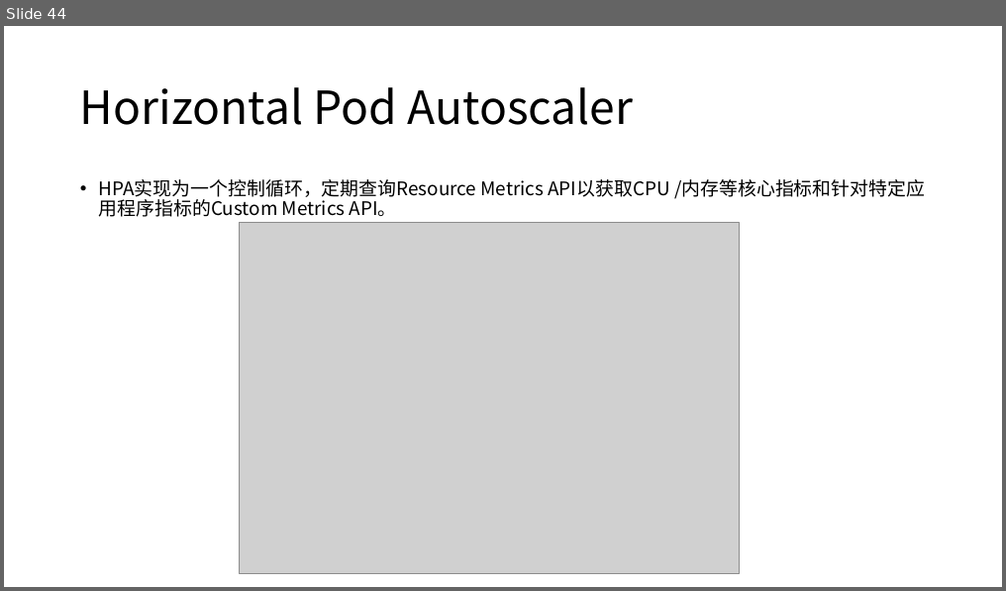
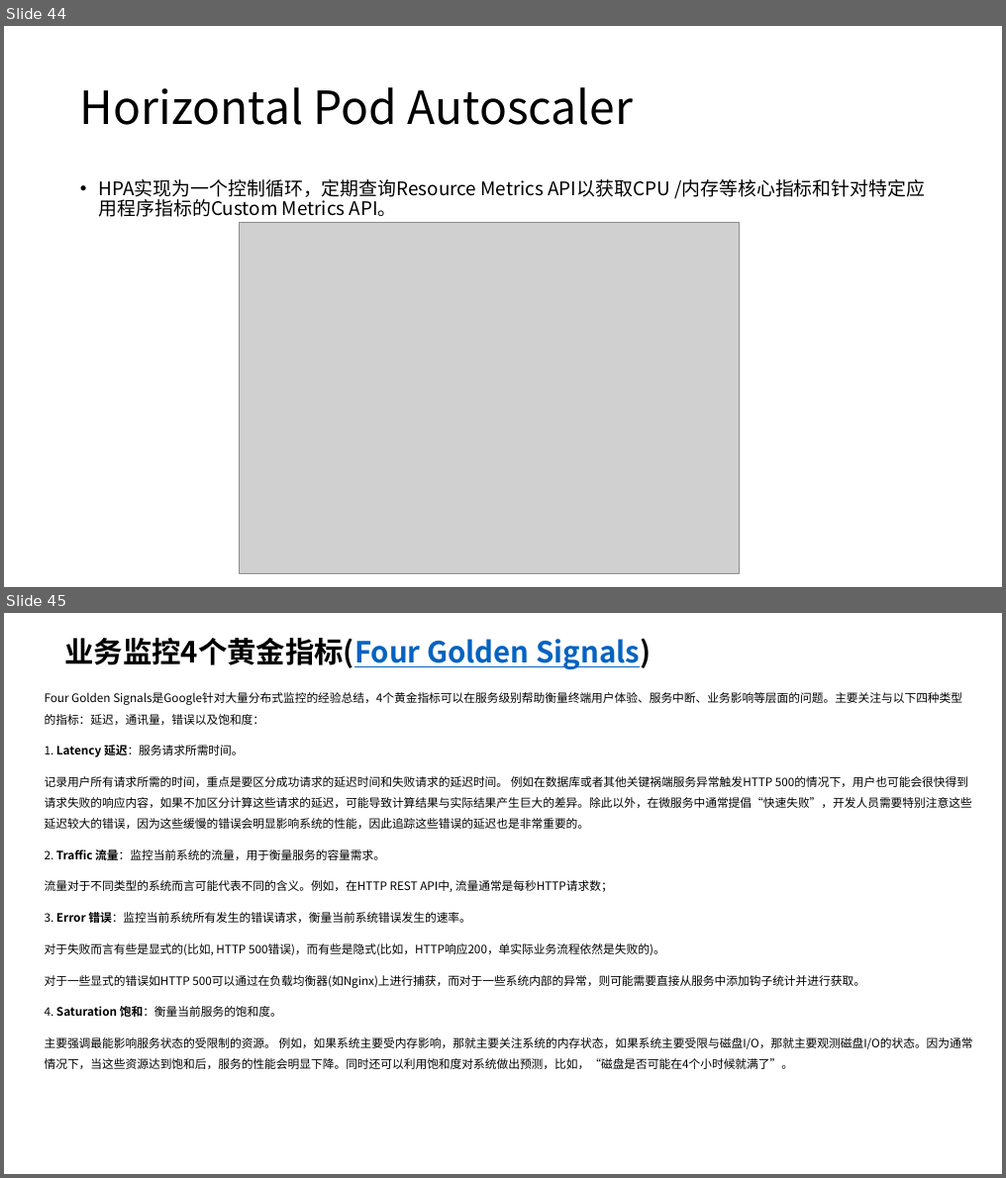
Before and after one commit to kingreatwill/open, a slide deck: files/Prometheus.pptx. Shown one above the other, each under a label of ours: slide 44 before the commit, slides 44 and 45 after it. The pictures are 1006x591 and 1006x1178 pixels, drawn with LibreOffice and Linux fonts; fonts in the diff are those of the drawing; grey boxes stand for pictures. Boxes give left, top, right and bottom in pixels: in the first picture for what was removed or moved away, otherwise in the second. Text is boxed around its words. In the diff, an @@ line names an element or a change of style, - is before the commit and + after.

```diff
--- a/files/Prometheus.pptx
+++ b/files/Prometheus.pptx
@@ slide 45 added at (x1=4, y1=613, x2=1002, y2=1174), background #FFFFFF @@
@@ title added at (x1=64, y1=638, x2=650, y2=669), 28 pt, text #0563C1, bold, underline @@
+业务监控4个黄金指标(Four Golden Signals)
@@ text added at (x1=45, y1=692, x2=973, y2=1069), 11.2 pt, text #000000 @@
+Four Golden Signals是Google针对大量分布式监控的经验总结，4个黄金指标可以在服务级别帮助衡量终端用户体验、服务中断、业务影响等层面的问题。主要关注与以下四种类型的指标：延迟，通讯量，错误以及饱和度：
+1. Latency 延迟：服务请求所需时间。
+记录用户所有请求所需的时间，重点是要区分成功请求的延迟时间和失败请求的延迟时间。 例如在数据库或者其他关键祸端服务异常触发HTTP 500的情况下，用户也可能会很快得到请求失败的响应内容，如果不加区分计算这些请求的延迟，可能导致计算结果与实际结果产生巨大的差异。除此以外，在微服务中通常提倡“快速失败”，开发人员需要特别注意这些延迟较大的错误，因为这些缓慢的错误会明显影响系统的性能，因此追踪这些错误的延迟也是非常重要的。
+2. Traffic 流量：监控当前系统的流量，用于衡量服务的容量需求。
+流量对于不同类型的系统而言可能代表不同的含义。例如，在HTTP REST API中, 流量通常是每秒HTTP请求数；
+3. Error 错误：监控当前系统所有发生的错误请求，衡量当前系统错误发生的速率。
+对于失败而言有些是显式的(比如, HTTP 500错误)，而有些是隐式(比如，HTTP响应200，单实际业务流程依然是失败的)。
+对于一些显式的错误如HTTP 500可以通过在负载均衡器(如Nginx)上进行捕获，而对于一些系统内部的异常，则可能需要直接从服务中添加钩子统计并进行获取。
+4. Saturation 饱和：衡量当前服务的饱和度。
+主要强调最能影响服务状态的受限制的资源。 例如，如果系统主要受内存影响，那就主要关注系统的内存状态，如果系统主要受限与磁盘I/O，那就主要观测磁盘I/O的状态。因为通常情况下，当这些资源达到饱和后，服务的性能会明显下降。同时还可以利用饱和度对系统做出预测，比如，“磁盘是否可能在4个小时候就满了”。
```
Also in this commit, not shown: 4 other slides added, 2 other files.
